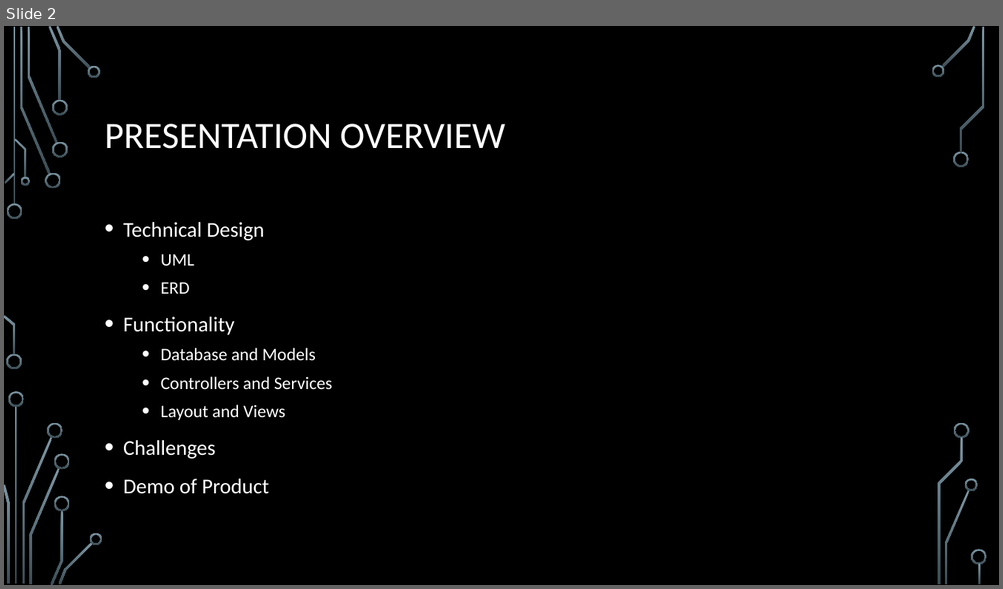
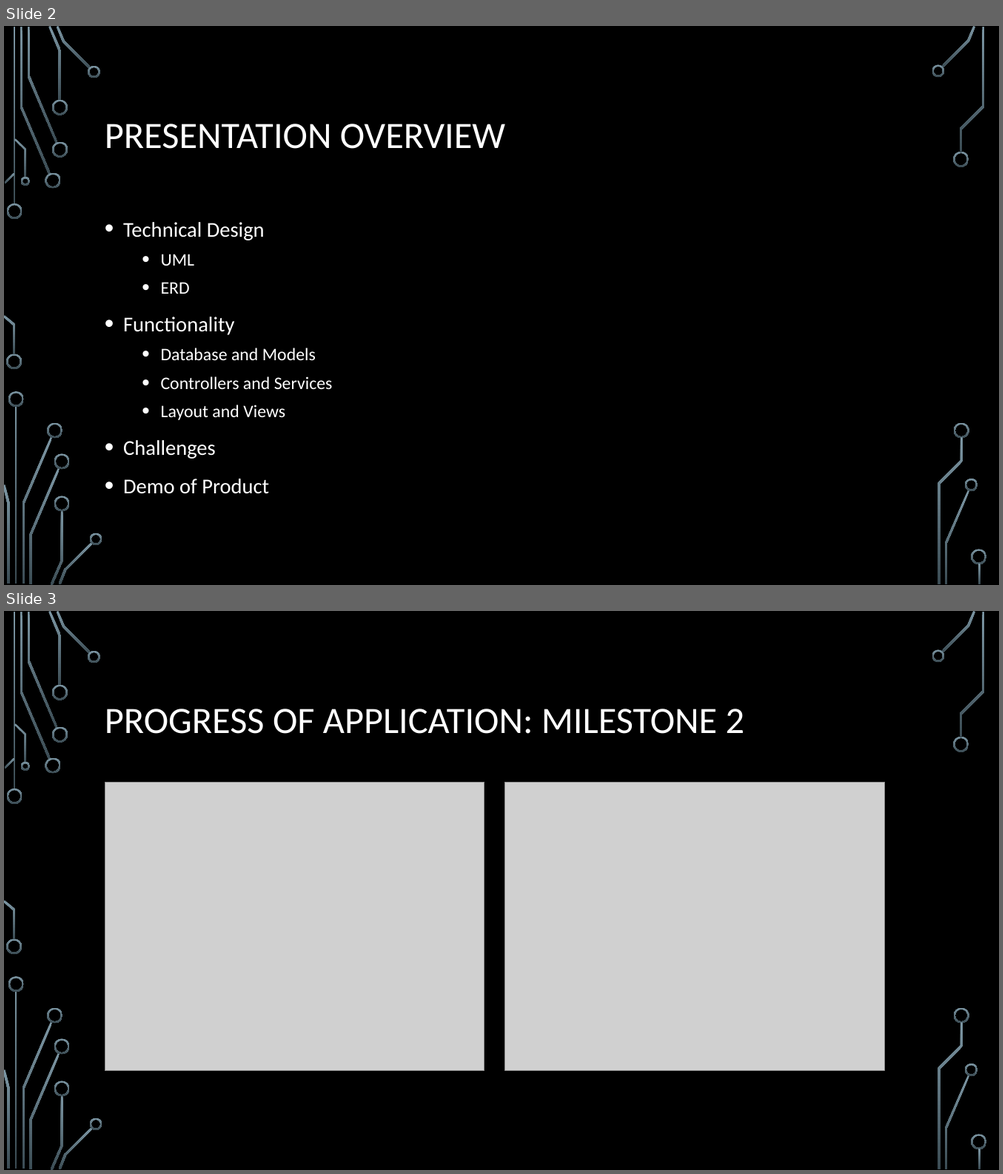
Before and after one commit to darthxvaderxd/CST-247-Project, a slide deck: Planning and Design/CST-247 Milestone.pptx. Shown one above the other, each under a label of ours: slide 2 before the commit, slides 2 and 3 after it. The pictures are 1003x589 and 1003x1174 pixels, drawn with LibreOffice and Linux fonts; fonts in the diff are those of the drawing; grey boxes stand for pictures; background and template pictures are left out. Boxes give left, top, right and bottom in pixels: in the first picture for what was removed or moved away, otherwise in the second. Text is boxed around its words. In the diff, an @@ line names an element or a change of style, - is before the commit and + after.

```diff
--- a/Planning and Design/CST-247 Milestone.pptx
+++ b/Planning and Design/CST-247 Milestone.pptx
@@ slide 3 added at [4,611,999,1170], background picture (left out); not listed: 36 template elements that a slide beside it also shows @@
@@ title added at [105,709,745,734], 36 pt, text #FFFFFF @@
+PROGRESS OF APPLICATION: MILESTONE 2
@@ picture added at [105,782,484,1071] @@
@@ picture added at [506,782,885,1071] @@
```
Also in this commit, not shown: 3 other slides added.
